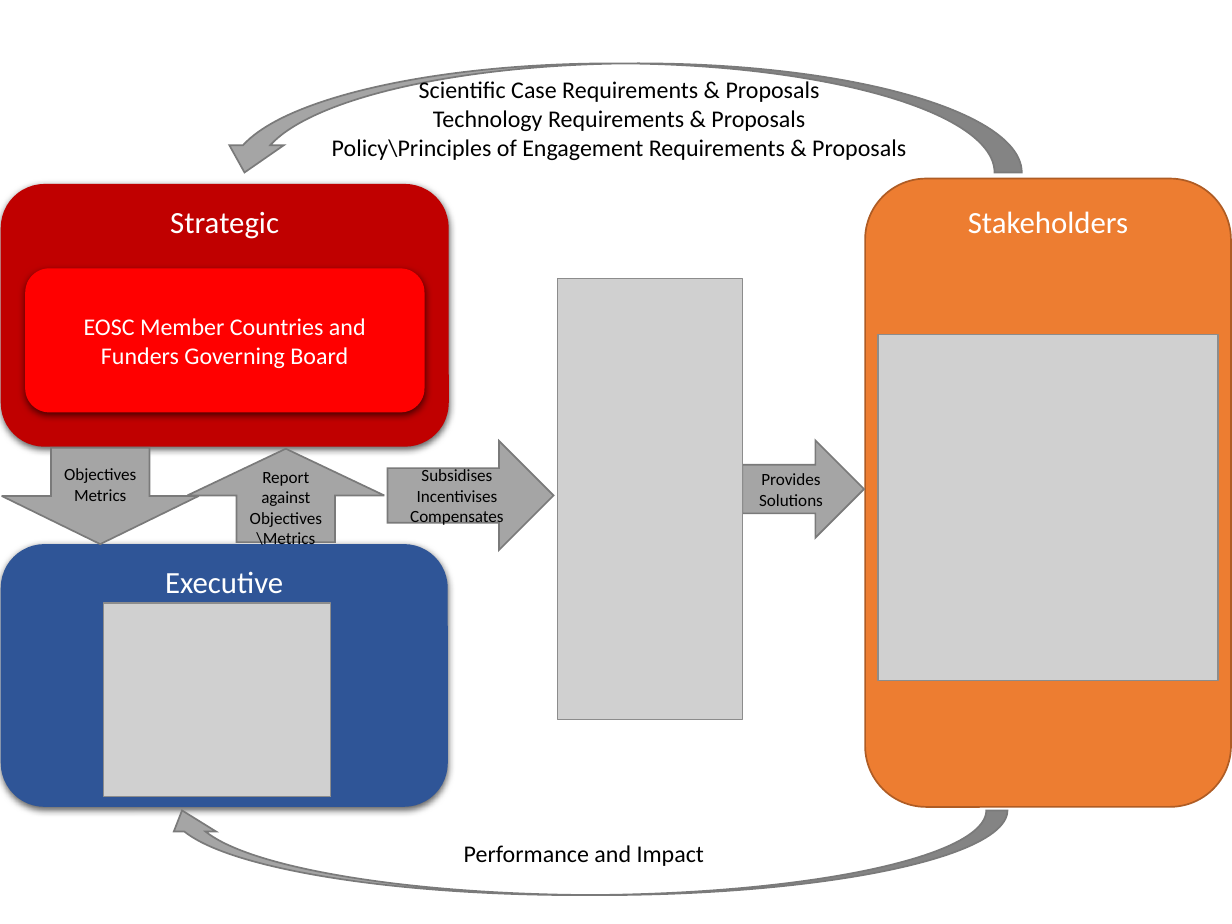
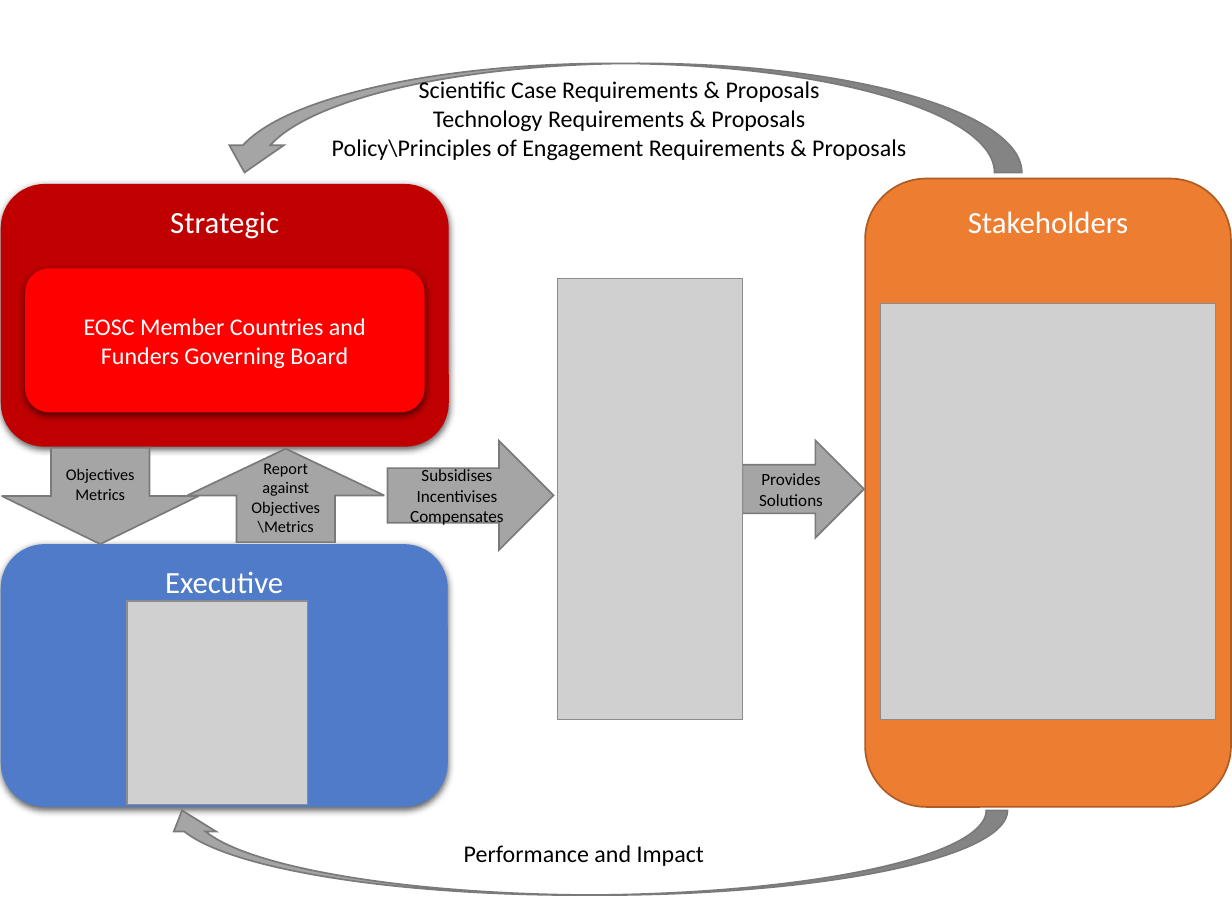
Before and after one commit to EuropeanOpenScienceCloud/Governance, a slide deck: slide 8 of docs/Diagrams/DiagramsMaster.pptx. Drawn at 1232x924 pixels with LibreOffice and Linux fonts; fonts in the diff are those of the drawing; grey boxes stand for pictures; background and template pictures are left out. Boxes give left, top, right and bottom in pixels: in the first picture for what was removed or moved away, otherwise in the second. Text is boxed around its words. In the diff, an @@ line names an element or a change of style, - is before the commit and + after.

```diff
--- a/docs/Diagrams/DiagramsMaster.pptx
+++ b/docs/Diagrams/DiagramsMaster.pptx
@@ picture resized from (x1=878, y1=334, x2=1218, y2=680) to (x1=880, y1=303, x2=1215, y2=719) @@
@@ down arrow "Objectives" at (x1=1, y1=448, x2=198, y2=545): size 10 to 9.5 pt @@
@@ up arrow "Report against Objectives\Metrics" at (x1=187, y1=448, x2=384, y2=542): size 10 to 9.5 pt; vertical alignment middle to bottom @@
@@ rounded rectangle "Executive" at (x1=1, y1=545, x2=448, y2=807): fill #2F5597 to #507BC8 @@
@@ picture resized from (x1=103, y1=602, x2=330, y2=796) to (x1=127, y1=601, x2=307, y2=804) @@
```
Also in this commit, not shown: 2 other slides changed, 19 other files.
